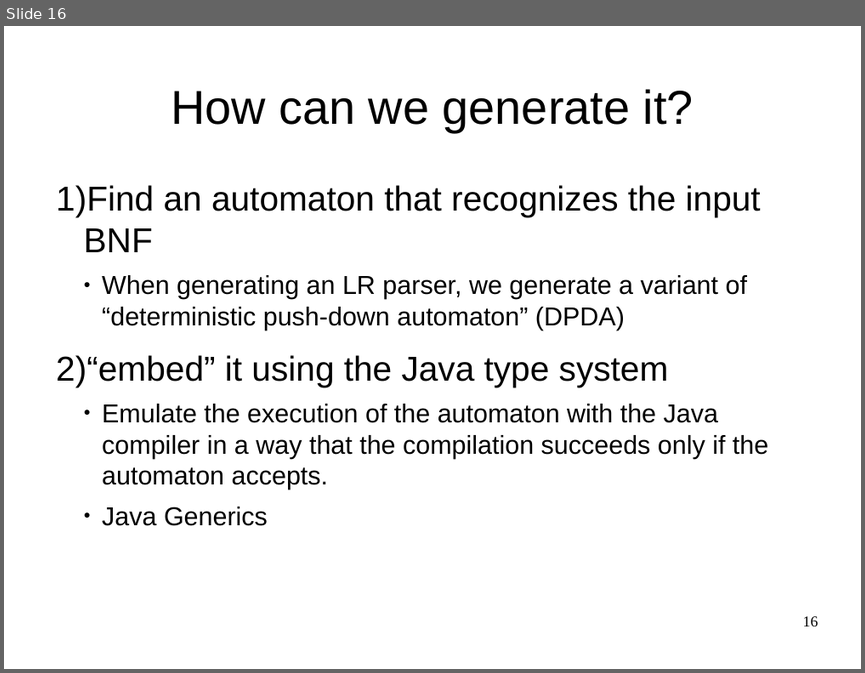
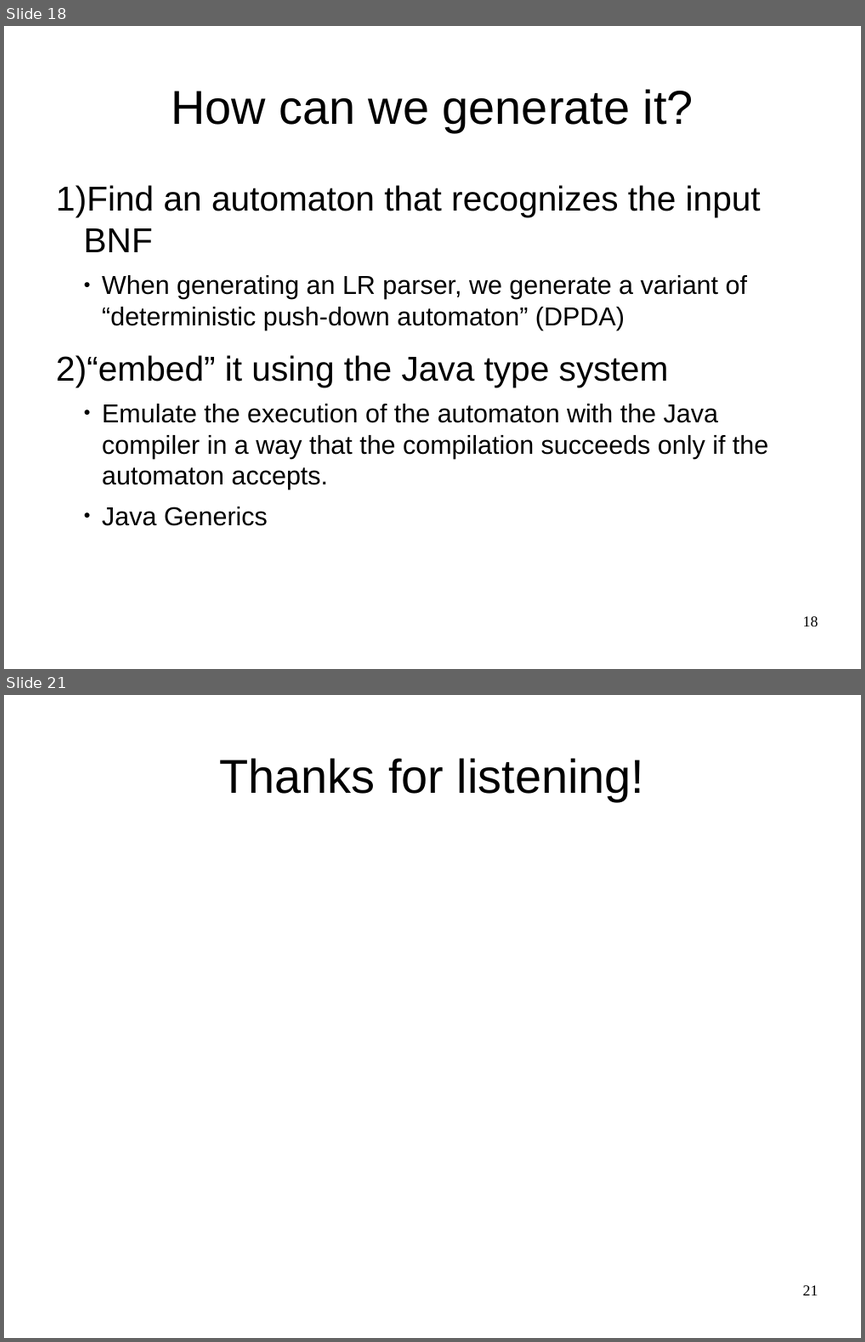
Before and after one commit to OriRoth/fling, a slide deck: Manuscripts/Thesis Seminar/Thesis Seminar.odp. Shown one above the other, each under a label of ours: slide 16 before the commit, slides 18 and 21 after it; the slides between them are not shown. The pictures are 865x673 and 865x1342 pixels, drawn with LibreOffice and Linux fonts; fonts in the diff are those of the drawing. Boxes give left, top, right and bottom in pixels: in the first picture for what was removed or moved away, otherwise in the second. Text is boxed around its words. In the diff, an @@ line names an element or a change of style, - is before the commit and + after.

```diff
--- a/Manuscripts/Thesis Seminar/Thesis Seminar.odp
+++ b/Manuscripts/Thesis Seminar/Thesis Seminar.odp
@@ slide 21 added at [4, 695, 861, 1338], background #FFFFFF @@
@@ title added at [220, 758, 644, 801], 44 pt, text #000000 @@
+Thanks for listening!
@@ page number added at [803, 1285, 818, 1295], 14 pt, text #000000 @@
+21
@@ what was slide 16 is now slide 18 @@
@@ page number at [803, 616, 818, 626]: text changed @@
-16
+18
```
Also in this commit, not shown: 11 slides changed, 3 other slides added, 1 slide removed, 5 other files.
